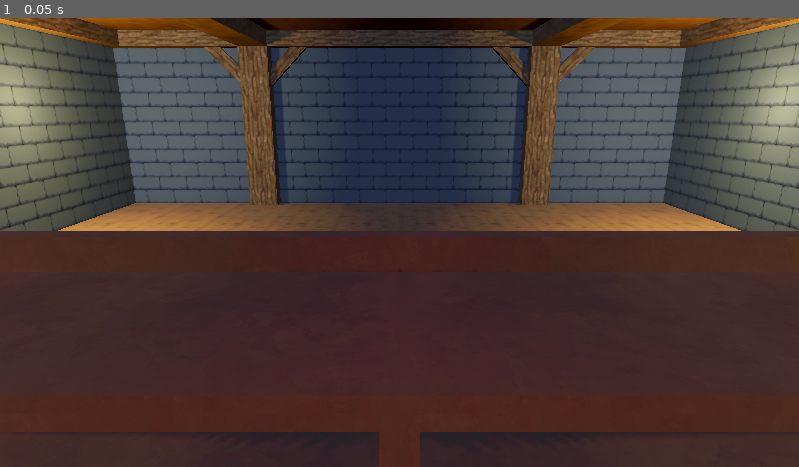
Above: before the commit, frame 1.
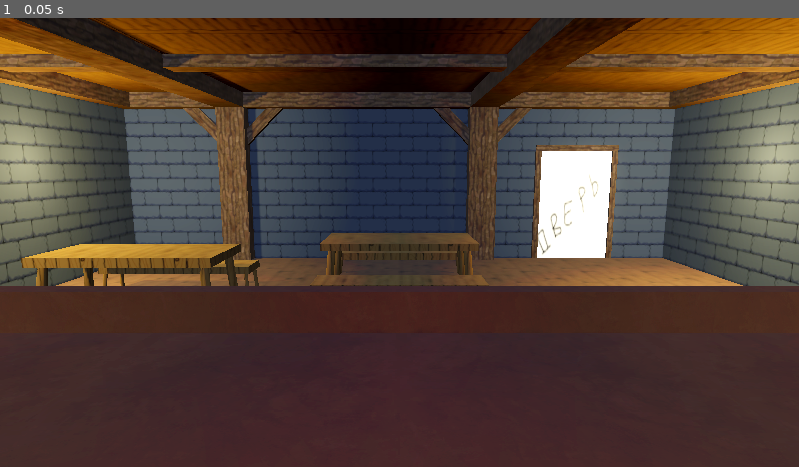
Above: after the commit, the same moment.

Repository: FinishedGames/FinishedGame3
Game: Godot game, scene res://Scenes/Tavern.tscn
The game is run twice, just before and just after one commit, with the same random seed, the same clock (stepped at 60 frames per second) and the same inputs.
Inputs:
- Up to frame 1 (0.05 s): no input

The runs differ from the first frame. In frame 1, 42% of the frame differs, in the area x 0-100%, y 0-97%.

Commit message:
Added temp tables and door
door

Diff:
--- a/Scenes/Tavern.tscn
+++ b/Scenes/Tavern.tscn
@@ -1,10 +1,11 @@
-[gd_scene load_steps=20 format=3 uid="uid://bwdxeknq3ln8"]
+[gd_scene load_steps=29 format=3 uid="uid://bwdxeknq3ln8"]
 
 [ext_resource type="Material" uid="uid://btdnpqadnchbl" path="res://Resources/Materials/wood_mat.tres" id="1_vlobw"]
 [ext_resource type="Material" uid="uid://ck73ghsdefen2" path="res://Resources/Materials/stone_mat.tres" id="2_snqm7"]
 [ext_resource type="Material" uid="uid://cuteg3ajfpcrl" path="res://Resources/Materials/table_mat.tres" id="3_pumyl"]
 [ext_resource type="Material" uid="uid://bgpg6vl4ksb8g" path="res://Resources/Materials/dark_wood_mat.tres" id="4_nt4sx"]
 [ext_resource type="Material" uid="uid://ch4kaal46h6e0" path="res://Resources/Materials/table_mat_1.tres" id="5_evvb8"]
+[ext_resource type="Texture2D" uid="uid://bq33y8qn4aco3" path="res://Resources/Textures/temp_door.png" id="5_kt7t3"]
 
 [sub_resource type="PlaneMesh" id="PlaneMesh_7l8aw"]
 size = Vector2(10, 10)
@@ -26,6 +27,34 @@
 
 [sub_resource type="BoxMesh" id="BoxMesh_85fq7"]
 size = Vector3(0.3, 10, 0.3)
+
+[sub_resource type="BoxMesh" id="BoxMesh_c2edc"]
+size = Vector3(2, 0.1, 1)
+
+[sub_resource type="CylinderMesh" id="CylinderMesh_juxws"]
+top_radius = 0.05
+bottom_radius = 0.05
+height = 0.75
+
+[sub_resource type="BoxMesh" id="BoxMesh_y25w7"]
+size = Vector3(2, 0.1, 0.5)
+
+[sub_resource type="CylinderMesh" id="CylinderMesh_524p2"]
+top_radius = 0.025
+bottom_radius = 0.025
+height = 0.4
+
+[sub_resource type="BoxMesh" id="BoxMesh_8w6x8"]
+size = Vector3(0.1, 2, 0.1)
+
+[sub_resource type="BoxMesh" id="BoxMesh_wc7oi"]
+size = Vector3(0.1, 1.5, 0.1)
+
+[sub_resource type="StandardMaterial3D" id="StandardMaterial3D_6bhty"]
+albedo_texture = ExtResource("5_kt7t3")
+
+[sub_resource type="PlaneMesh" id="PlaneMesh_0flxf"]
+size = Vector2(1.4, 2)
 
 [sub_resource type="ProceduralSkyMaterial" id="ProceduralSkyMaterial_msg50"]
 sky_horizon_color = Color(0.64625, 0.65575, 0.67075, 1)
@@ -41,7 +70,7 @@
 glow_enabled = true
 
 [sub_resource type="BoxMesh" id="BoxMesh_e1kwv"]
-size = Vector3(10, 0.1, 1)
+size = Vector3(10, 0.05, 1)
 
 [sub_resource type="BoxMesh" id="BoxMesh_3fuba"]
 size = Vector3(10, 1.2, 0.1)
@@ -84,22 +113,22 @@
 mesh = SubResource("PlaneMesh_2djfh")
 
 [node name="Beam" type="MeshInstance3D" parent="Background"]
-transform = Transform3D(1, 0, 0, 0, -4.37114e-08, -1, 0, 1, -4.37114e-08, 2.5, 3, 0)
+transform = Transform3D(1, 0, 0, 0, -4.37114e-08, -1, 0, 1, -4.37114e-08, 1.5, 3, 0)
 material_override = ExtResource("4_nt4sx")
 mesh = SubResource("BoxMesh_nootw")
 
 [node name="Beam2" type="MeshInstance3D" parent="Background"]
-transform = Transform3D(1, 0, 0, 0, -4.37114e-08, -1, 0, 1, -4.37114e-08, -2.5, 3, 0)
+transform = Transform3D(1, 0, 0, 0, -4.37114e-08, -1, 0, 1, -4.37114e-08, -3, 3, 0)
 material_override = ExtResource("4_nt4sx")
 mesh = SubResource("BoxMesh_nootw")
 
 [node name="Beam3" type="MeshInstance3D" parent="Background"]
-transform = Transform3D(1, 0, 0, 0, 1, 0, 0, 0, 1, 2.5, 1.5, -5)
+transform = Transform3D(1, 0, 0, 0, 1, 0, 0, 0, 1, 1.5, 1.5, -5)
 material_override = ExtResource("4_nt4sx")
 mesh = SubResource("BoxMesh_lkbkx")
 
 [node name="Beam4" type="MeshInstance3D" parent="Background"]
-transform = Transform3D(1, 0, 0, 0, 1, 0, 0, 0, 1, -2.5, 1.5, -5)
+transform = Transform3D(1, 0, 0, 0, 1, 0, 0, 0, 1, -3, 1.5, -5)
 material_override = ExtResource("4_nt4sx")
 mesh = SubResource("BoxMesh_lkbkx")
 
@@ -119,22 +148,22 @@
 mesh = SubResource("BoxMesh_nootw")
 
 [node name="Beam8" type="MeshInstance3D" parent="Background"]
-transform = Transform3D(0.707107, 0.707107, 0, -0.707107, 0.707107, 0, 0, 0, 1, 3, 2.5, -5)
+transform = Transform3D(0.707107, 0.707107, 0, -0.707107, 0.707107, 0, 0, 0, 1, 2, 2.5, -5)
 material_override = ExtResource("4_nt4sx")
 mesh = SubResource("BoxMesh_coms0")
 
 [node name="Beam9" type="MeshInstance3D" parent="Background"]
-transform = Transform3D(0.707107, -0.707107, 0, 0.707107, 0.707107, 0, 0, 0, 1, 2, 2.5, -5)
+transform = Transform3D(0.707107, -0.707107, 0, 0.707107, 0.707107, 0, 0, 0, 1, 1, 2.5, -5)
 material_override = ExtResource("4_nt4sx")
 mesh = SubResource("BoxMesh_coms0")
 
 [node name="Beam10" type="MeshInstance3D" parent="Background"]
-transform = Transform3D(0.707107, 0.707107, 0, -0.707107, 0.707107, 0, 0, 0, 1, -2, 2.5, -5)
+transform = Transform3D(0.707107, 0.707107, 0, -0.707107, 0.707107, 0, 0, 0, 1, -2.5, 2.5, -5)
 material_override = ExtResource("4_nt4sx")
 mesh = SubResource("BoxMesh_coms0")
 
 [node name="Beam11" type="MeshInstance3D" parent="Background"]
-transform = Transform3D(0.707107, -0.707107, 0, 0.707107, 0.707107, 0, 0, 0, 1, -3, 2.5, -5)
+transform = Transform3D(0.707107, -0.707107, 0, 0.707107, 0.707107, 0, 0, 0, 1, -3.5, 2.5, -5)
 material_override = ExtResource("4_nt4sx")
 mesh = SubResource("BoxMesh_coms0")
 
@@ -142,6 +171,215 @@
 transform = Transform3D(-4.37114e-08, -1, 0, -4.37114e-08, 1.91069e-15, -1, 1, -4.37114e-08, -4.37114e-08, 0, 3, -2)
 material_override = ExtResource("4_nt4sx")
 mesh = SubResource("BoxMesh_85fq7")
+
+[node name="Table" type="Node3D" parent="Background"]
+transform = Transform3D(1, 0, 0, 0, 1, 0, 0, 0, 1, -3, 0, -1.5)
+
+[node name="ActualTable" type="Node3D" parent="Background/Table"]
+
+[node name="MeshInstance3D" type="MeshInstance3D" parent="Background/Table/ActualTable"]
+transform = Transform3D(1, 0, 0, 0, 1, 0, 0, 0, 1, 0, 0.7, 0)
+material_override = ExtResource("3_pumyl")
+mesh = SubResource("BoxMesh_c2edc")
+skeleton = NodePath("../..")
+
+[node name="MeshInstance3D2" type="MeshInstance3D" parent="Background/Table/ActualTable"]
+transform = Transform3D(0.996195, -0.0871557, 0, 0.0868241, 0.992404, 0.0871557, -0.00759612, -0.0868241, 0.996195, 0.9, 0.35, 0.4)
+material_override = ExtResource("3_pumyl")
+mesh = SubResource("CylinderMesh_juxws")
+skeleton = NodePath("../..")
+
+[node name="MeshInstance3D3" type="MeshInstance3D" parent="Background/Table/ActualTable"]
+transform = Transform3D(0.996195, -0.0871557, 0, 0.0868241, 0.992404, -0.0871557, 0.00759612, 0.0868241, 0.996195, 0.9, 0.35, -0.4)
+material_override = ExtResource("3_pumyl")
+mesh = SubResource("CylinderMesh_juxws")
+skeleton = NodePath("../..")
+
+[node name="MeshInstance3D4" type="MeshInstance3D" parent="Background/Table/ActualTable"]
+transform = Transform3D(0.996195, 0.0871557, 0, -0.0868241, 0.992404, 0.0871557, 0.00759612, -0.0868241, 0.996195, -0.9, 0.35, 0.4)
+material_override = ExtResource("3_pumyl")
+mesh = SubResource("CylinderMesh_juxws")
+skeleton = NodePath("../..")
+
+[node name="MeshInstance3D5" type="MeshInstance3D" parent="Background/Table/ActualTable"]
+transform = Transform3D(0.996195, 0.0871557, 0, -0.0868241, 0.992404, -0.0871557, -0.00759612, 0.0868241, 0.996195, -0.9, 0.35, -0.4)
+material_override = ExtResource("3_pumyl")
+mesh = SubResource("CylinderMesh_juxws")
+skeleton = NodePath("../..")
+
+[node name="Bench" type="Node3D" parent="Background/Table"]
+transform = Transform3D(1, 0, 0, 0, 1, 0, 0, 0, 1, 0, 0, -1)
+
+[node name="MeshInstance3D6" type="MeshInstance3D" parent="Background/Table/Bench"]
+transform = Transform3D(1, 0, 0, 0, 1, 0, 0, 0, 1, 0, 0.35, 0)
+material_override = ExtResource("3_pumyl")
+mesh = SubResource("BoxMesh_y25w7")
+skeleton = NodePath("../..")
+
+[node name="MeshInstance3D" type="MeshInstance3D" parent="Background/Table/Bench"]
+transform = Transform3D(0.996195, -0.0871557, 0, 0.0868241, 0.992404, 0.0871557, -0.00759612, -0.0868241, 0.996195, 0.95, 0.175, 0.2)
+material_override = ExtResource("3_pumyl")
+mesh = SubResource("CylinderMesh_524p2")
+
+[node name="MeshInstance3D2" type="MeshInstance3D" parent="Background/Table/Bench"]
+transform = Transform3D(0.996195, -0.0871557, 0, 0.0868241, 0.992404, -0.0871557, 0.00759612, 0.0868241, 0.996195, 0.95, 0.175, -0.2)
+material_override = ExtResource("3_pumyl")
+mesh = SubResource("CylinderMesh_524p2")
+
+[node name="MeshInstance3D3" type="MeshInstance3D" parent="Background/Table/Bench"]
+transform = Transform3D(0.996195, 0.0871557, 0, -0.0868241, 0.992404, 0.0871557, 0.00759612, -0.0868241, 0.996195, -0.95, 0.175, 0.2)
+material_override = ExtResource("3_pumyl")
+mesh = SubResource("CylinderMesh_524p2")
+
+[node name="MeshInstance3D4" type="MeshInstance3D" parent="Background/Table/Bench"]
+transform = Transform3D(0.996195, 0.0871557, 0, -0.0868241, 0.992404, -0.0871557, -0.00759612, 0.0868241, 0.996195, -0.95, 0.175, -0.2)
+material_override = ExtResource("3_pumyl")
+mesh = SubResource("CylinderMesh_524p2")
+
+[node name="Bench2" type="Node3D" parent="Background/Table"]
+transform = Transform3D(1, 0, 0, 0, 1, 0, 0, 0, 1, 0, 0, 1)
+
+[node name="MeshInstance3D6" type="MeshInstance3D" parent="Background/Table/Bench2"]
+transform = Transform3D(1, 0, 0, 0, 1, 0, 0, 0, 1, 0, 0.35, 0)
+material_override = ExtResource("3_pumyl")
+mesh = SubResource("BoxMesh_y25w7")
+skeleton = NodePath("../..")
+
+[node name="MeshInstance3D" type="MeshInstance3D" parent="Background/Table/Bench2"]
+transform = Transform3D(0.996195, -0.0871557, 0, 0.0868241, 0.992404, 0.0871557, -0.00759612, -0.0868241, 0.996195, 0.95, 0.175, 0.2)
+material_override = ExtResource("3_pumyl")
+mesh = SubResource("CylinderMesh_524p2")
+
+[node name="MeshInstance3D2" type="MeshInstance3D" parent="Background/Table/Bench2"]
+transform = Transform3D(0.996195, -0.0871557, 0, 0.0868241, 0.992404, -0.0871557, 0.00759612, 0.0868241, 0.996195, 0.95, 0.175, -0.2)
+material_override = ExtResource("3_pumyl")
+mesh = SubResource("CylinderMesh_524p2")
+
+[node name="MeshInstance3D3" type="MeshInstance3D" parent="Background/Table/Bench2"]
+transform = Transform3D(0.996195, 0.0871557, 0, -0.0868241, 0.992404, 0.0871557, 0.00759612, -0.0868241, 0.996195, -0.95, 0.175, 0.2)
+material_override = ExtResource("3_pumyl")
+mesh = SubResource("CylinderMesh_524p2")
+
+[node name="MeshInstance3D4" type="MeshInstance3D" parent="Background/Table/Bench2"]
+transform = Transform3D(0.996195, 0.0871557, 0, -0.0868241, 0.992404, -0.0871557, -0.00759612, 0.0868241, 0.996195, -0.95, 0.175, -0.2)
+material_override = ExtResource("3_pumyl")
+mesh = SubResource("CylinderMesh_524p2")
+
+[node name="Table2" type="Node3D" parent="Background"]
+transform = Transform3D(1, 0, 0, 0, 1, 0, 0, 0, 1, 0, 0, -2.5)
+
+[node name="ActualTable" type="Node3D" parent="Background/Table2"]
+
+[node name="MeshInstance3D" type="MeshInstance3D" parent="Background/Table2/ActualTable"]
+transform = Transform3D(1, 0, 0, 0, 1, 0, 0, 0, 1, 0, 0.7, 0)
+material_override = ExtResource("3_pumyl")
+mesh = SubResource("BoxMesh_c2edc")
+skeleton = NodePath("../..")
+
+[node name="MeshInstance3D2" type="MeshInstance3D" parent="Background/Table2/ActualTable"]
+transform = Transform3D(0.996195, -0.0871557, 0, 0.0868241, 0.992404, 0.0871557, -0.00759612, -0.0868241, 0.996195, 0.9, 0.35, 0.4)
+material_override = ExtResource("3_pumyl")
+mesh = SubResource("CylinderMesh_juxws")
+skeleton = NodePath("../..")
+
+[node name="MeshInstance3D3" type="MeshInstance3D" parent="Background/Table2/ActualTable"]
+transform = Transform3D(0.996195, -0.0871557, 0, 0.0868241, 0.992404, -0.0871557, 0.00759612, 0.0868241, 0.996195, 0.9, 0.35, -0.4)
+material_override = ExtResource("3_pumyl")
+mesh = SubResource("CylinderMesh_juxws")
+skeleton = NodePath("../..")
+
+[node name="MeshInstance3D4" type="MeshInstance3D" parent="Background/Table2/ActualTable"]
+transform = Transform3D(0.996195, 0.0871557, 0, -0.0868241, 0.992404, 0.0871557, 0.00759612, -0.0868241, 0.996195, -0.9, 0.35, 0.4)
+material_override = ExtResource("3_pumyl")
+mesh = SubResource("CylinderMesh_juxws")
+skeleton = NodePath("../..")
+
+[node name="MeshInstance3D5" type="MeshInstance3D" parent="Background/Table2/ActualTable"]
+transform = Transform3D(0.996195, 0.0871557, 0, -0.0868241, 0.992404, -0.0871557, -0.00759612, 0.0868241, 0.996195, -0.9, 0.35, -0.4)
+material_override = ExtResource("3_pumyl")
+mesh = SubResource("CylinderMesh_juxws")
+skeleton = NodePath("../..")
+
+[node name="Bench" type="Node3D" parent="Background/Table2"]
+transform = Transform3D(1, 0, 0, 0, 1, 0, 0, 0, 1, 0, 0, -1)
+
+[node name="MeshInstance3D6" type="MeshInstance3D" parent="Background/Table2/Bench"]
+transform = Transform3D(1, 0, 0, 0, 1, 0, 0, 0, 1, 0, 0.35, 0)
+material_override = ExtResource("3_pumyl")
+mesh = SubResource("BoxMesh_y25w7")
+skeleton = NodePath("../..")
+
+[node name="MeshInstance3D" type="MeshInstance3D" parent="Background/Table2/Bench"]
+transform = Transform3D(0.996195, -0.0871557, 0, 0.0868241, 0.992404, 0.0871557, -0.00759612, -0.0868241, 0.996195, 0.95, 0.175, 0.2)
+material_override = ExtResource("3_pumyl")
+mesh = SubResource("CylinderMesh_524p2")
+
+[node name="MeshInstance3D2" type="MeshInstance3D" parent="Background/Table2/Bench"]
+transform = Transform3D(0.996195, -0.0871557, 0, 0.0868241, 0.992404, -0.0871557, 0.00759612, 0.0868241, 0.996195, 0.95, 0.175, -0.2)
+material_override = ExtResource("3_pumyl")
+mesh = SubResource("CylinderMesh_524p2")
+
+[node name="MeshInstance3D3" type="MeshInstance3D" parent="Background/Table2/Bench"]
+transform = Transform3D(0.996195, 0.0871557, 0, -0.0868241, 0.992404, 0.0871557, 0.00759612, -0.0868241, 0.996195, -0.95, 0.175, 0.2)
+material_override = ExtResource("3_pumyl")
+mesh = SubResource("CylinderMesh_524p2")
+
+[node name="MeshInstance3D4" type="MeshInstance3D" parent="Background/Table2/Bench"]
+transform = Transform3D(0.996195, 0.0871557, 0, -0.0868241, 0.992404, -0.0871557, -0.00759612, 0.0868241, 0.996195, -0.95, 0.175, -0.2)
+material_override = ExtResource("3_pumyl")
+mesh = SubResource("CylinderMesh_524p2")
+
+[node name="Bench2" type="Node3D" parent="Background/Table2"]
+transform = Transform3D(1, 0, 0, 0, 1, 0, 0, 0, 1, 0, 0, 1)
+
+[node name="MeshInstance3D6" type="MeshInstance3D" parent="Background/Table2/Bench2"]
+transform = Transform3D(1, 0, 0, 0, 1, 0, 0, 0, 1, 0, 0.35, 0)
+material_override = ExtResource("3_pumyl")
+mesh = SubResource("BoxMesh_y25w7")
+skeleton = NodePath("../..")
+
+[node name="MeshInstance3D" type="MeshInstance3D" parent="Background/Table2/Bench2"]
+transform = Transform3D(0.996195, -0.0871557, 0, 0.0868241, 0.992404, 0.0871557, -0.00759612, -0.0868241, 0.996195, 0.95, 0.175, 0.2)
+material_override = ExtResource("3_pumyl")
+mesh = SubResource("CylinderMesh_524p2")
+
+[node name="MeshInstance3D2" type="MeshInstance3D" parent="Background/Table2/Bench2"]
+transform = Transform3D(0.996195, -0.0871557, 0, 0.0868241, 0.992404, -0.0871557, 0.00759612, 0.0868241, 0.996195, 0.95, 0.175, -0.2)
+material_override = ExtResource("3_pumyl")
+mesh = SubResource("CylinderMesh_524p2")
+
+[node name="MeshInstance3D3" type="MeshInstance3D" parent="Background/Table2/Bench2"]
+transform = Transform3D(0.996195, 0.0871557, 0, -0.0868241, 0.992404, 0.0871557, 0.00759612, -0.0868241, 0.996195, -0.95, 0.175, 0.2)
+material_override = ExtResource("3_pumyl")
+mesh = SubResource("CylinderMesh_524p2")
+
+[node name="MeshInstance3D4" type="MeshInstance3D" parent="Background/Table2/Bench2"]
+transform = Transform3D(0.996195, 0.0871557, 0, -0.0868241, 0.992404, -0.0871557, -0.00759612, 0.0868241, 0.996195, -0.95, 0.175, -0.2)
+material_override = ExtResource("3_pumyl")
+mesh = SubResource("CylinderMesh_524p2")
+
+[node name="Door" type="Node3D" parent="Background"]
+transform = Transform3D(1, 0, 0, 0, 1, 0, 0, 0, 1, 3.25, 0, -5)
+
+[node name="MeshInstance3D" type="MeshInstance3D" parent="Background/Door"]
+transform = Transform3D(1, 0, 0, 0, 1, 0, 0, 0, 1, -0.7, 1, 0)
+material_override = ExtResource("4_nt4sx")
+mesh = SubResource("BoxMesh_8w6x8")
+
+[node name="MeshInstance3D2" type="MeshInstance3D" parent="Background/Door"]
+transform = Transform3D(1, 0, 0, 0, 1, 0, 0, 0, 1, 0.7, 1, 0)
+material_override = ExtResource("4_nt4sx")
+mesh = SubResource("BoxMesh_8w6x8")
+
+[node name="MeshInstance3D3" type="MeshInstance3D" parent="Background/Door"]
+transform = Transform3D(-4.37114e-08, -1, 0, 1, -4.37114e-08, 0, 0, 0, 1, 0, 2.05, 0)
+material_override = ExtResource("4_nt4sx")
+mesh = SubResource("BoxMesh_wc7oi")
+
+[node name="MeshInstance3D4" type="MeshInstance3D" parent="Background/Door"]
+transform = Transform3D(1, 0, 0, 0, -4.37114e-08, -1, 0, 1, -4.37114e-08, 0, 1, 0.025)
+material_override = SubResource("StandardMaterial3D_6bhty")
+mesh = SubResource("PlaneMesh_0flxf")
 
 [node name="WorldEnvironment" type="WorldEnvironment" parent="."]
 environment = SubResource("Environment_40n0m")
@@ -151,44 +389,44 @@
 light_color = Color(0.739288, 0.833584, 0.996094, 1)
 light_energy = 0.5
 
-[node name="Table" type="Node3D" parent="."]
-
-[node name="MeshInstance3D" type="MeshInstance3D" parent="Table"]
+[node name="Bar" type="Node3D" parent="."]
+
+[node name="MeshInstance3D" type="MeshInstance3D" parent="Bar"]
 transform = Transform3D(1, 0, 0, 0, 1, 0, 0, 0, 1, 0, 1, 2.5)
 material_override = ExtResource("5_evvb8")
 mesh = SubResource("BoxMesh_e1kwv")
 
-[node name="MeshInstance3D2" type="MeshInstance3D" parent="Table"]
+[node name="MeshInstance3D2" type="MeshInstance3D" parent="Bar"]
 transform = Transform3D(1, 0, 0, 0, 1, 0, 0, 0, 1, 0, 0.6, 2.05)
 material_override = ExtResource("5_evvb8")
 mesh = SubResource("BoxMesh_3fuba")
 
-[node name="MeshInstance3D3" type="MeshInstance3D" parent="Table"]
+[node name="MeshInstance3D3" type="MeshInstance3D" parent="Bar"]
 transform = Transform3D(1, 0, 0, 0, 1, 0, 0, 0, 1, 4.95, 0.5, 2.5)
 material_override = ExtResource("5_evvb8")
 mesh = SubResource("BoxMesh_c3462")
 
-[node name="MeshInstance3D4" type="MeshInstance3D" parent="Table"]
+[node name="MeshInstance3D4" type="MeshInstance3D" parent="Bar"]
 transform = Transform3D(1, 0, 0, 0, 1, 0, 0, 0, 1, -4.95, 0.5, 2.5)
 material_override = ExtResource("5_evvb8")
 mesh = SubResource("BoxMesh_c3462")
 
-[node name="MeshInstance3D5" type="MeshInstance3D" parent="Table"]
+[node name="MeshInstance3D5" type="MeshInstance3D" parent="Bar"]
 transform = Transform3D(1, 0, 0, 0, 1, 0, 0, 0, 1, 0, 0.2, 2.5)
 material_override = ExtResource("5_evvb8")
 mesh = SubResource("BoxMesh_1i66b")
 
-[node name="MeshInstance3D6" type="MeshInstance3D" parent="Table"]
+[node name="MeshInstance3D6" type="MeshInstance3D" parent="Bar"]
 transform = Transform3D(1, 0, 0, 0, 1, 0, 0, 0, 1, 0, 0.5, 2.5)
 material_override = ExtResource("5_evvb8")
 mesh = SubResource("BoxMesh_c3462")
 
-[node name="MeshInstance3D7" type="MeshInstance3D" parent="Table"]
+[node name="MeshInstance3D7" type="MeshInstance3D" parent="Bar"]
 transform = Transform3D(1, 0, 0, 0, 1, 0, 0, 0, 1, 2.5, 0.5, 2.5)
 material_override = ExtResource("5_evvb8")
 mesh = SubResource("BoxMesh_c3462")
 
-[node name="MeshInstance3D8" type="MeshInstance3D" parent="Table"]
+[node name="MeshInstance3D8" type="MeshInstance3D" parent="Bar"]
 transform = Transform3D(1, 0, 0, 0, 1, 0, 0, 0, 1, -2.5, 0.5, 2.5)
 material_override = ExtResource("5_evvb8")
 mesh = SubResource("BoxMesh_c3462")
@@ -197,7 +435,7 @@
 transform = Transform3D(1, 0, 0, 0, 1, 0, 0, 0, 1, 0, 1.7, 4)
 
 [node name="Camera3D" type="Camera3D" parent="Head"]
-transform = Transform3D(1, 0, 0, 0, 0.964128, 0.265438, 0, -0.265438, 0.964128, 0, 0, 0)
+transform = Transform3D(1, 0, 0, 0, 0.988049, 0.154141, 0, -0.154141, 0.988049, 0, 0, 0)
 fov = 50.0
 
 [node name="Lights" type="Node3D" parent="."]
Binary file added: Resources/Textures/temp_door.png
Not shown, added: Resources/Textures/temp_door.png.import
